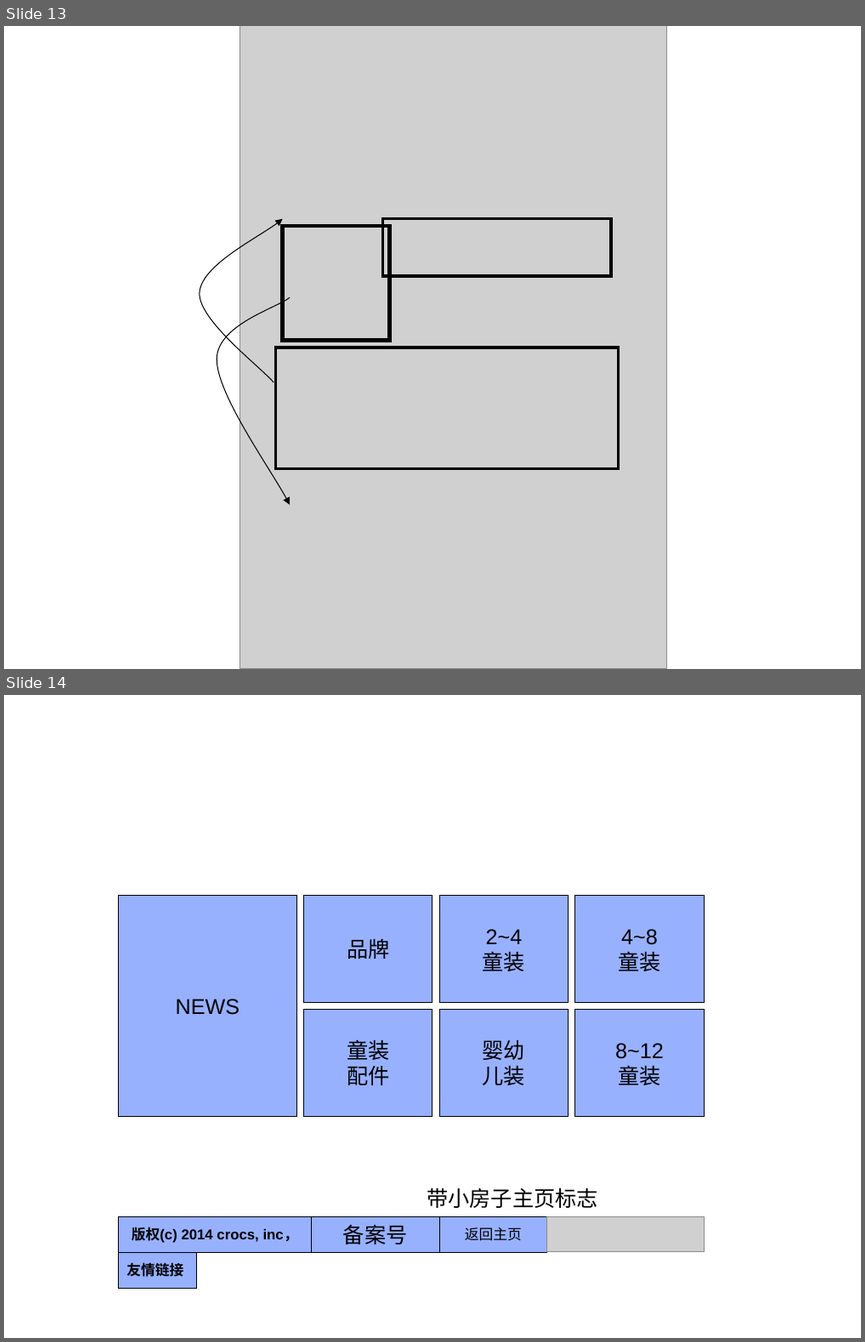
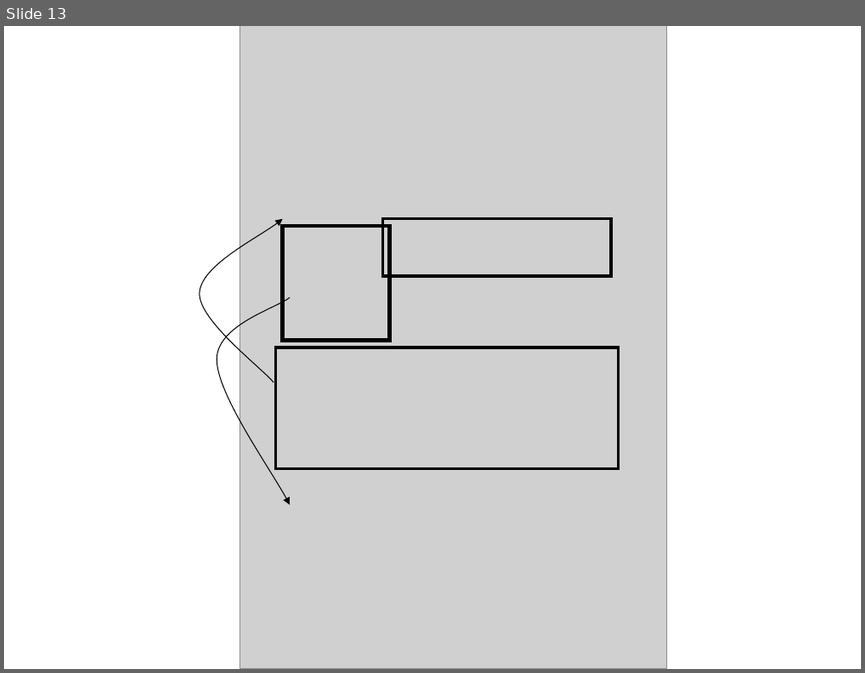
Before and after one commit to solisource/wxcompany, a slide deck: szwxiang_fz/XC_web/web2.ppt. Shown one above the other, each under a label of ours: slides 13 and 14 before the commit, slide 13 after it. The pictures are 865x1342 and 865x673 pixels, drawn with LibreOffice and Linux fonts; fonts in the diff are those of the drawing; grey boxes stand for pictures. Boxes give left, top, right and bottom in pixels: in the first picture for what was removed or moved away, otherwise in the second. Text is boxed around its words. In the diff, an @@ line names an element or a change of style, - is before the commit and + after.

```diff
--- a/szwxiang_fz/XC_web/web2.ppt
+++ b/szwxiang_fz/XC_web/web2.ppt
@@ slide 14 removed at [4, 695, 861, 1338], background #FFFFFF @@
@@ rectangle removed at [118, 895, 296, 1116] @@
-NEWS
@@ rectangle removed at [304, 895, 432, 1002] @@
-品牌
@@ rectangle removed at [439, 895, 568, 1002] @@
-2~4
-童装
@@ rectangle removed at [575, 895, 704, 1002] @@
-4~8
-童装
@@ rectangle removed at [304, 1009, 432, 1117] @@
-童装
-配件
@@ rectangle removed at [439, 1009, 568, 1117] @@
-婴幼
-儿装
@@ rectangle removed at [575, 1009, 704, 1117] @@
-8~12
-童装
@@ text removed at [426, 1187, 598, 1208] @@
-带小房子主页标志
@@ rectangle removed at [118, 1216, 311, 1252] @@
-版权(c) 2014 crocs, inc，
@@ rectangle removed at [311, 1216, 439, 1252] @@
-备案号
@@ rectangle removed at [439, 1216, 546, 1252] @@
-返回主页
@@ picture removed at [546, 1216, 704, 1251] @@
@@ rectangle removed at [118, 1252, 197, 1288] @@
-友情链接
```
Also in this commit, not shown: 3 slides added, 1 other file.
